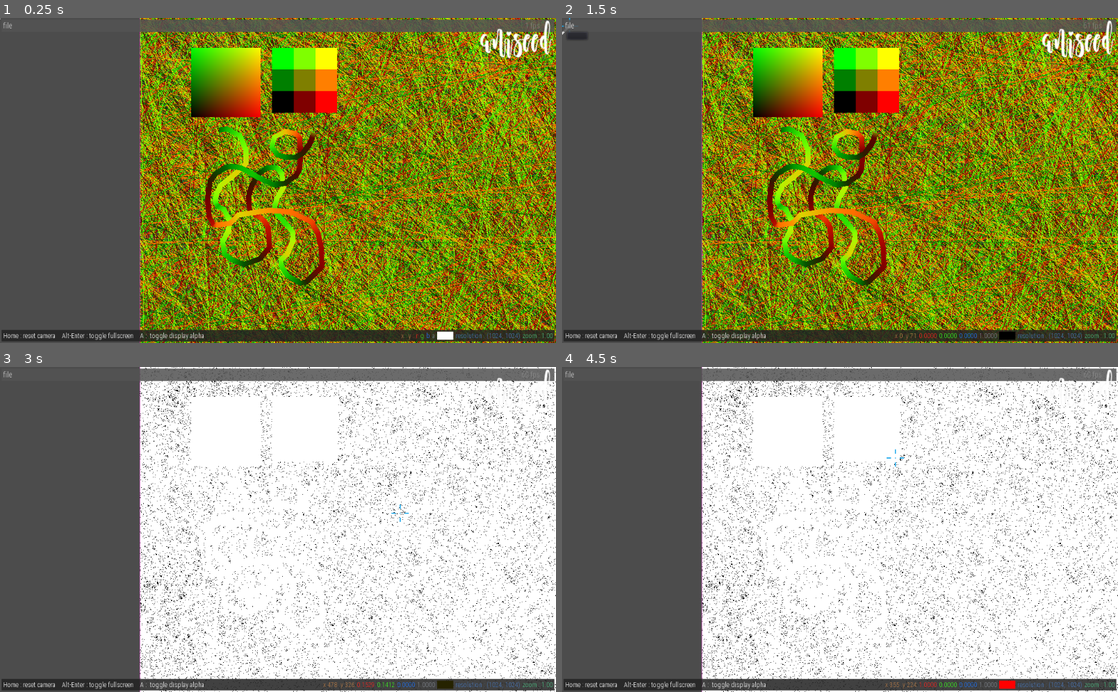
Above: before the commit, frames 1-4 (two rows, left to right).
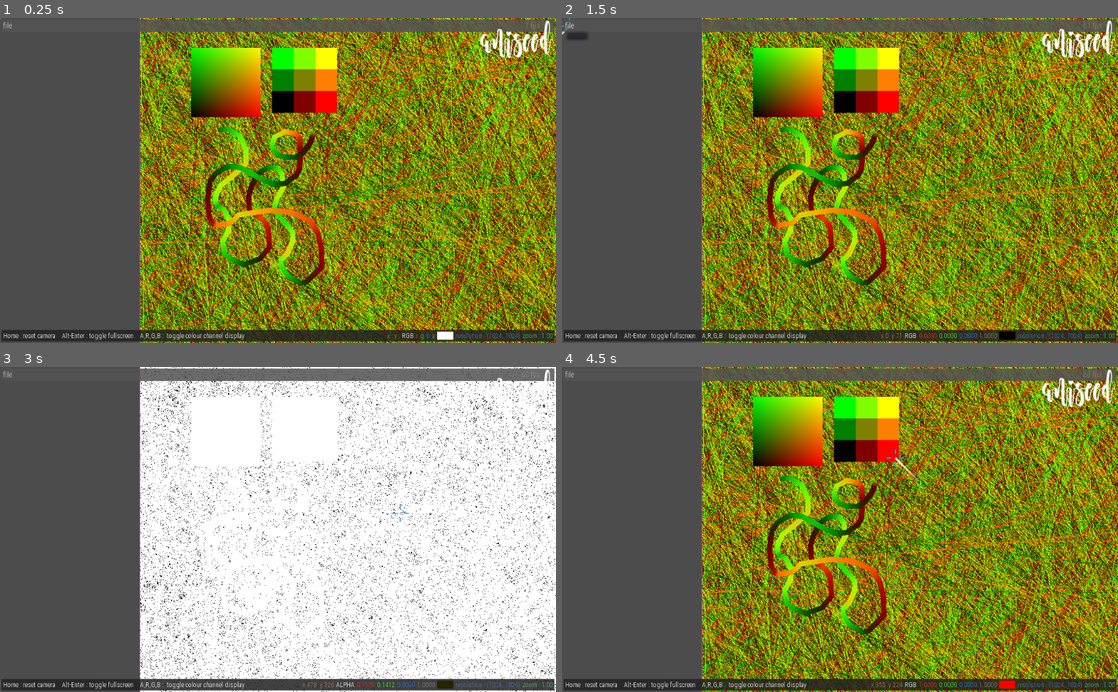
Above: after the commit, the same moments.

Repository: ioxu/microscratches-generator
Game: Godot game, scene res://scenes/main.tscn
Same seed, same stepped clock (60 frames per second), same inputs: the game is played once before the commit and once after it. A sky picture missing from this copy of the repository is replaced by a grey-blue gradient.
Inputs (mouse positions are in pixels of both pictures, inside the frame that each line leads up to):
- Up to frame 1 (0.25 s): no input
- Up to frame 2 (1.5 s): click "file" at 0.5 s; click "file" at 1.25 s
- Up to frame 3 (3 s): click "file" at 2 s; tap Enter at 2.75 s; move the mouse to (400, 513) at 2.77 s; tap A (ui_alpha_toggle, bound only before the commit) at 2.85 s; click (400, 513) at 2.92 s
- Up to frame 4 (4.5 s): tap B (ui_blue_channel_toggle, bound only after the commit) at 3.05, 3.6 s; tap Space at 3.5 s; move the mouse to (728, 545) at 3.52 s; click (728, 545) at 3.67 s; tap G (ui_green_channel_toggle, bound only after the commit) at 3.8, 4.35 s; tap Enter at 4.25 s; move the mouse to (895, 458) at 4.27 s; click (895, 458) at 4.42 s

The runs differ from the first frame. In frame 1, 0.2% of the frame differs, in the area x 25-75%, y 96-100%; in frame 2, 0.2%; in frame 3, 0.2%; in frame 4, 74%, in the area x 25-100%, y 0-100%.
Error in both runs: Assertion failed: This project must only be developed in engine versions 3.2.3 and earlier (res://scenes/main.gd:17)

Commit message:
individual colour channel display on key

Diff:
--- a/project.godot
+++ b/project.godot
@@ -30,8 +30,23 @@
 "events": [ Object(InputEventKey,"resource_local_to_scene":false,"resource_name":"","device":0,"alt":true,"shift":false,"control":false,"meta":false,"command":false,"pressed":false,"scancode":16777221,"unicode":0,"echo":false,"script":null)
  ]
 }
-ui_alpha_toggle={
+ui_alpha_channel_toggle={
 "deadzone": 0.5,
 "events": [ Object(InputEventKey,"resource_local_to_scene":false,"resource_name":"","device":0,"alt":false,"shift":false,"control":false,"meta":false,"command":false,"pressed":false,"scancode":65,"unicode":0,"echo":false,"script":null)
  ]
 }
+ui_red_channel_toggle={
+"deadzone": 0.5,
+"events": [ Object(InputEventKey,"resource_local_to_scene":false,"resource_name":"","device":0,"alt":false,"shift":false,"control":false,"meta":false,"command":false,"pressed":false,"scancode":82,"unicode":0,"echo":false,"script":null)
+ ]
+}
+ui_green_channel_toggle={
+"deadzone": 0.5,
+"events": [ Object(InputEventKey,"resource_local_to_scene":false,"resource_name":"","device":0,"alt":false,"shift":false,"control":false,"meta":false,"command":false,"pressed":false,"scancode":71,"unicode":0,"echo":false,"script":null)
+ ]
+}
+ui_blue_channel_toggle={
+"deadzone": 0.5,
+"events": [ Object(InputEventKey,"resource_local_to_scene":false,"resource_name":"","device":0,"alt":false,"shift":false,"control":false,"meta":false,"command":false,"pressed":false,"scancode":66,"unicode":0,"echo":false,"script":null)
+ ]
+}
--- a/scenes/display.gd
+++ b/scenes/display.gd
@@ -28,11 +28,14 @@
 signal mouse_coords_in_viewport_changed(new_coords)
 signal colour_under_mouse_changed( new_colour )
 
-
-# display_mode
+# display_mode, display individual colour channels
 # 0 = rgb
 # 1 = alpha
+# 2 = red
+# 3 = green
+# 4 = blue
 var display_mode := 0
+signal colour_channel_display_mode_changed( new_mode )
 
 
 func _ready() -> void:
@@ -50,14 +53,47 @@
 	if event.is_action("ui_reset_camera") and event.is_pressed() and not event.is_echo():
 		reset_camera()
 
-	if event.is_action("ui_alpha_toggle") and event.is_pressed() and not event.is_echo():
-		print("alpha display toggle")
-		if display_mode == 0:
+	# colour channel display #--------------------------------------------------
+	if event.is_action("ui_alpha_channel_toggle") and event.is_pressed() and not event.is_echo():
+		print("alpha channel display toggle")
+		if display_mode !=1 :
 			display_mode = 1
 			$display.get_material().set_shader_param("display_mode", display_mode)
 		elif display_mode == 1:
 			display_mode = 0
 			$display.get_material().set_shader_param("display_mode", display_mode)
+		emit_signal("colour_channel_display_mode_changed", display_mode)
+
+	if event.is_action("ui_red_channel_toggle") and event.is_pressed() and not event.is_echo():
+		print("red channel display toggle")
+		if display_mode !=2 :
+			display_mode = 2
+			$display.get_material().set_shader_param("display_mode", display_mode)
+		elif display_mode == 2:
+			display_mode = 0
+			$display.get_material().set_shader_param("display_mode", display_mode)
+		emit_signal("colour_channel_display_mode_changed", display_mode)
+
+	if event.is_action("ui_green_channel_toggle") and event.is_pressed() and not event.is_echo():
+		print("green channel display toggle")
+		if display_mode !=3 :
+			display_mode = 3
+			$display.get_material().set_shader_param("display_mode", display_mode)
+		elif display_mode == 3:
+			display_mode = 0
+			$display.get_material().set_shader_param("display_mode", display_mode)
+		emit_signal("colour_channel_display_mode_changed", display_mode)
+
+	if event.is_action("ui_blue_channel_toggle") and event.is_pressed() and not event.is_echo():
+		print("green channel display toggle")
+		if display_mode !=4 :
+			display_mode = 4
+			$display.get_material().set_shader_param("display_mode", display_mode)
+		elif display_mode == 4:
+			display_mode = 0
+			$display.get_material().set_shader_param("display_mode", display_mode)
+		emit_signal("colour_channel_display_mode_changed", display_mode)
+	#---------------------------------------------------------------------------
 
 	if event is InputEventMouseMotion:
 		self.coord_in_viewport = window_to_viewport(event.position)
--- a/scenes/display_shader.shader
+++ b/scenes/display_shader.shader
@@ -4,19 +4,29 @@
 // display_mode:
 // 0 = rgb
 // 1 = alpha
-uniform int display_mode : hint_range(0, 1);
+uniform int display_mode : hint_range(0, 4);
 
 
 void fragment(){
 	vec4 t = texture(TEXTURE, UV);
 	switch( display_mode )
 	{
-		case 0:
+		case 0: // rgb
 			COLOR = t;
 			break;
-		case 1:
+		case 1: // alpha
 			COLOR = vec4(t.a, t.a, t.a, 1.0);
 			break;
+		case 2: // red
+			COLOR = vec4(t.r, t.r, t.r, 1.0);
+			break;
+		case 3: // green
+			COLOR = vec4(t.g, t.g, t.g, 1.0);
+			break;
+		case 4: // blue
+			COLOR = vec4(t.b, t.b, t.b, 1.0);
+			break;
+
 		default:
 			COLOR = t;
 			break;
--- a/scenes/main.tscn
+++ b/scenes/main.tscn
@@ -190,14 +190,14 @@
 margin_bottom = 18.0
 
 [node name="status_bar_label" type="Label" parent="ui/Control/MarginContainer/VBoxContainer/PanelContainer2/MarginContainer/HBoxContainer"]
-margin_right = 370.0
-margin_bottom = 15.0
-custom_fonts/font = SubResource( 8 )
-text = "Home : reset camera    Alt-Enter : toggle fullscreen    A :  toggle display alpha"
+margin_right = 444.0
+margin_bottom = 15.0
+custom_fonts/font = SubResource( 8 )
+text = "Home : reset camera    Alt-Enter : toggle fullscreen    A,R,G,B :  toggle colour channel display"
 
 [node name="Control" type="Control" parent="ui/Control/MarginContainer/VBoxContainer/PanelContainer2/MarginContainer/HBoxContainer"]
-margin_left = 374.0
-margin_right = 812.0
+margin_left = 448.0
+margin_right = 786.0
 margin_bottom = 15.0
 size_flags_horizontal = 3
 __meta__ = {
@@ -205,12 +205,20 @@
 }
 
 [node name="coords_label" type="Label" parent="ui/Control/MarginContainer/VBoxContainer/PanelContainer2/MarginContainer/HBoxContainer"]
-margin_left = 816.0
-margin_right = 839.0
+margin_left = 790.0
+margin_right = 813.0
 margin_bottom = 15.0
 custom_fonts/font = SubResource( 8 )
 custom_colors/font_color = Color( 0.721569, 0.490196, 0.286275, 1 )
 text = "x : y :"
+
+[node name="colour_channel_displayed_label" type="Label" parent="ui/Control/MarginContainer/VBoxContainer/PanelContainer2/MarginContainer/HBoxContainer"]
+margin_left = 817.0
+margin_right = 839.0
+margin_bottom = 15.0
+custom_fonts/font = SubResource( 8 )
+custom_colors/font_color = Color( 0.996078, 0.996078, 0.996078, 1 )
+text = "RGB"
 
 [node name="pixelvalues_red_label" type="Label" parent="ui/Control/MarginContainer/VBoxContainer/PanelContainer2/MarginContainer/HBoxContainer"]
 margin_left = 843.0
@@ -333,6 +341,7 @@
 scale = Vector2( 0.5, 0.5 )
 texture = ExtResource( 7 )
 [connection signal="size_changed" from="scene/Viewport" to="ui" method="_on_Viewport_size_changed"]
+[connection signal="colour_channel_display_mode_changed" from="display" to="ui" method="_on_display_colour_channel_display_mode_changed"]
 [connection signal="colour_under_mouse_changed" from="display" to="custom_draw" method="_on_display_colour_under_mouse_changed"]
 [connection signal="colour_under_mouse_changed" from="display" to="ui" method="_on_display_colour_under_mouse_changed"]
 [connection signal="mouse_coords_in_viewport_changed" from="display" to="ui" method="_on_display_mouse_coords_in_viewport_changed"]
--- a/scenes/test_lines.gd
+++ b/scenes/test_lines.gd
@@ -51,7 +51,7 @@
 func _draw() -> void:
 	#print(self.get_path(), "_draw()")
 	if DRAW_ONCE and not DRAWN:
-		print("drawing once DRAW_ONCE %s DRAWN %s"%[DRAW_ONCE, DRAWN])
+#		print("[test_lines] drawing once DRAW_ONCE %s DRAWN %s"%[DRAW_ONCE, DRAWN])
 		for i in lines.size():
 			draw_polyline_colors( lines[i], lines_colours[i], 0.5, false)
 		DRAWN = true
--- a/scenes/ui.gd
+++ b/scenes/ui.gd
@@ -13,13 +13,19 @@
 var pixel_alpha_label : Label
 var swatch_rect : ColorRect
 var fps_label : Label
+var colour_channel_displayed_label : Label
+
+const COLOUR_CHANNEL_DISPLAY_MODES_NAMES = ["RGB", "ALPHA", "RED", "GREEN", "BLUE"]
+
 
 func _ready() -> void:
+	print("[ui] find labels")
 	zoom_label = self.find_node("zoom_label")
 	resolution_label = self.find_node("resolution_label")
 	resolution_label.text = "resolution : %s"%viewport.get_size()
 	coords_label = self.find_node("coords_label")
 
+	colour_channel_displayed_label = self.find_node("colour_channel_displayed_label")
 	pixel_red_label = self.find_node("pixelvalues_red_label")
 	pixel_green_label = self.find_node("pixelvalues_green_label")
 	pixel_blue_label = self.find_node("pixelvalues_blue_label")
@@ -28,6 +34,9 @@
 	swatch_rect = self.find_node("swatch_rect")
 
 	fps_label = self.find_node("fps_label")
+
+	print(COLOUR_CHANNEL_DISPLAY_MODES_NAMES)
+	print(COLOUR_CHANNEL_DISPLAY_MODES_NAMES[1])
 
 
 func _process(_delta: float) -> void:
@@ -66,3 +75,8 @@
 	Input.set_mouse_mode( Input.MOUSE_MODE_VISIBLE )
 	cursor.set_visible(false)
 	custom_draw.draw_vector_debug = false
+
+
+func _on_display_colour_channel_display_mode_changed(new_mode) -> void:
+	print("_on_display_colour_channel_display_mode_changed %s"%new_mode)
+	colour_channel_displayed_label.text = COLOUR_CHANNEL_DISPLAY_MODES_NAMES[new_mode]
